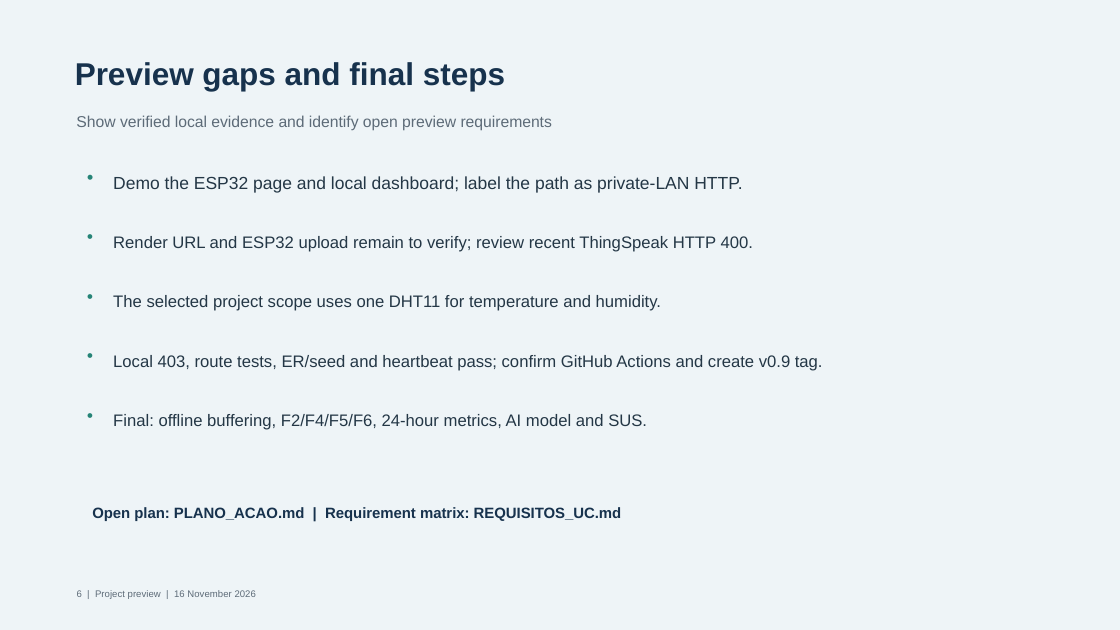
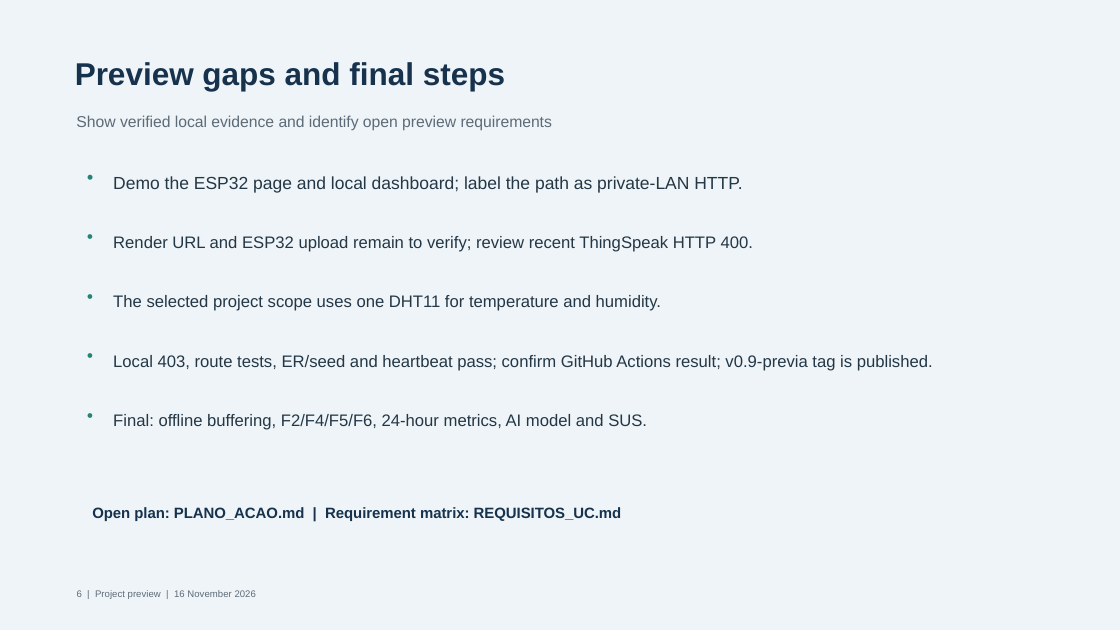
Before and after one commit to JoelsonJose/Monitoramento-de-Temperatura-e-Umidade, a slide deck: slide 6 of entregas/Apresentacao_Previa_IoT.pptx. Drawn at 1120x630 pixels with LibreOffice and Linux fonts; fonts in the diff are those of the drawing. Boxes give left, top, right and bottom in pixels: in the first picture for what was removed or moved away, otherwise in the second. Text is boxed around its words. In the diff, an @@ line names an element or a change of style, - is before the commit and + after.

```diff
--- a/entregas/Apresentacao_Previa_IoT.pptx
+++ b/entregas/Apresentacao_Previa_IoT.pptx
@@ text at [113, 355, 933, 371]: text changed @@
-Local 403, route tests, ER/seed and heartbeat pass; confirm GitHub Actions and create v0.9 tag.
+Local 403, route tests, ER/seed and heartbeat pass; confirm GitHub Actions result; v0.9-previa tag is published.
```
Also in this commit, not shown: 1 other slide changed, 6 other files.
